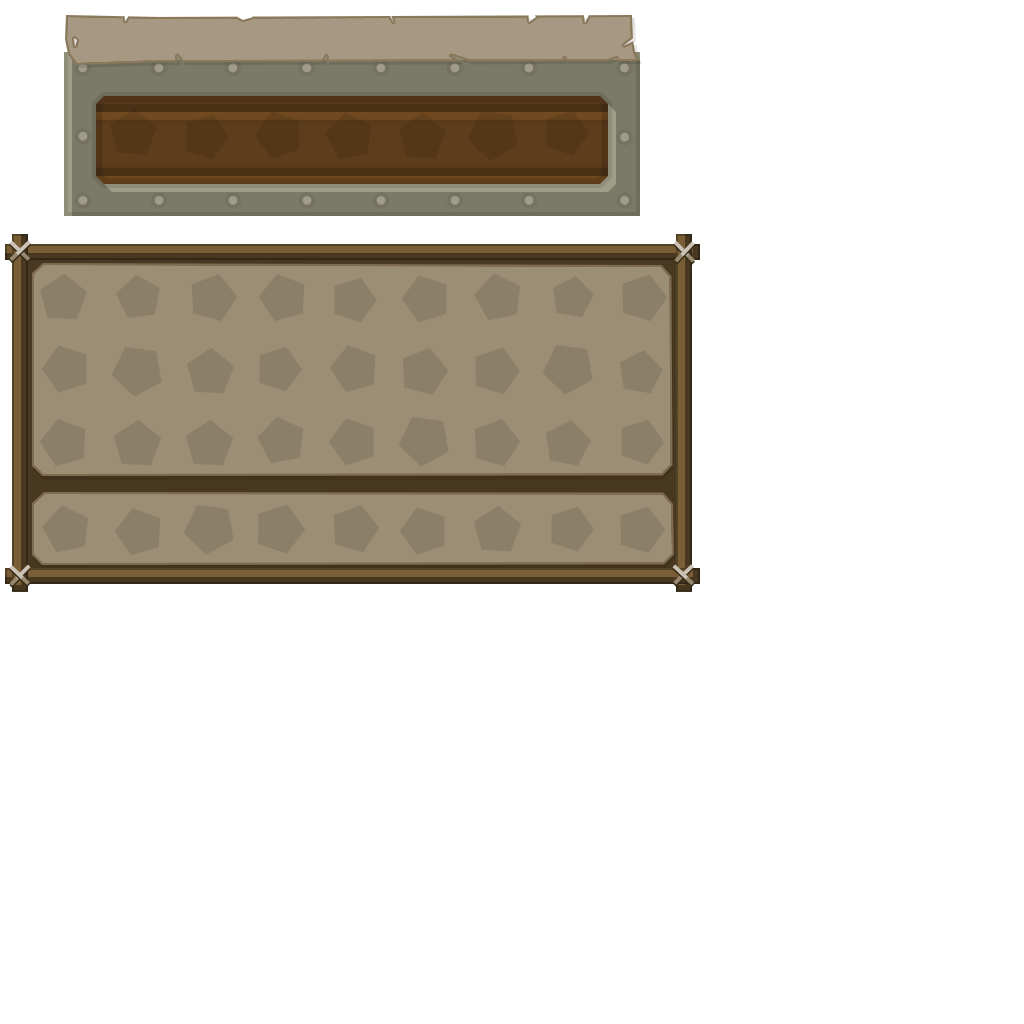
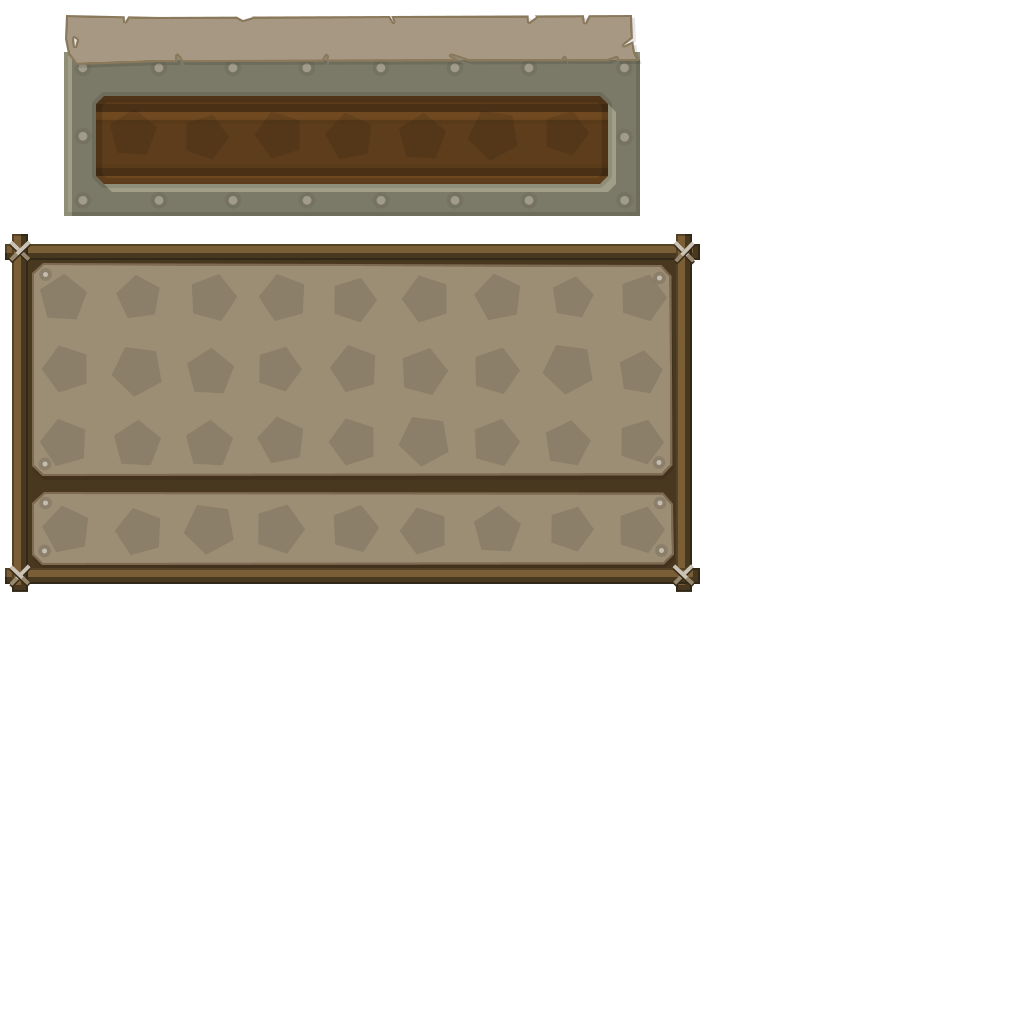
The second 1024 × 1024 image is a revision of the first. Changes to its layers:
added layer "Forme 21" in group "inventaire" over [42, 272, 664, 554]
painted on "Forme 20", unmasked it over [39, 268, 668, 556]
painted on "Forme 19", unmasked it over [38, 268, 668, 558]
unmasked "Forme 14" over [38, 268, 668, 558]
